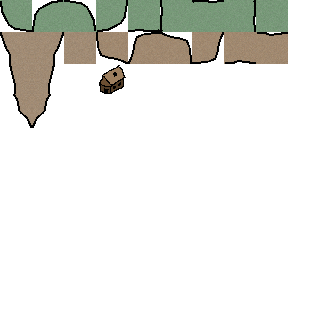
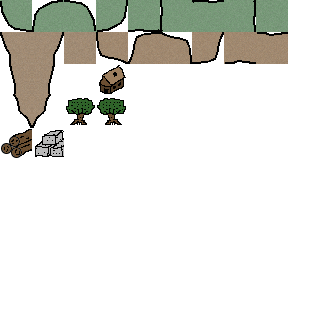
Layers edited between the first and the second 320 x 320 image:
added layer "tree copy" above "tree" over [97, 98, 126, 125]
added layer "tree" above "stone" over [66, 98, 95, 125]
added layer "stone" above "wood" over [35, 130, 64, 157]
added layer "wood" above "earth edge copy #5" over [1, 129, 32, 158]
